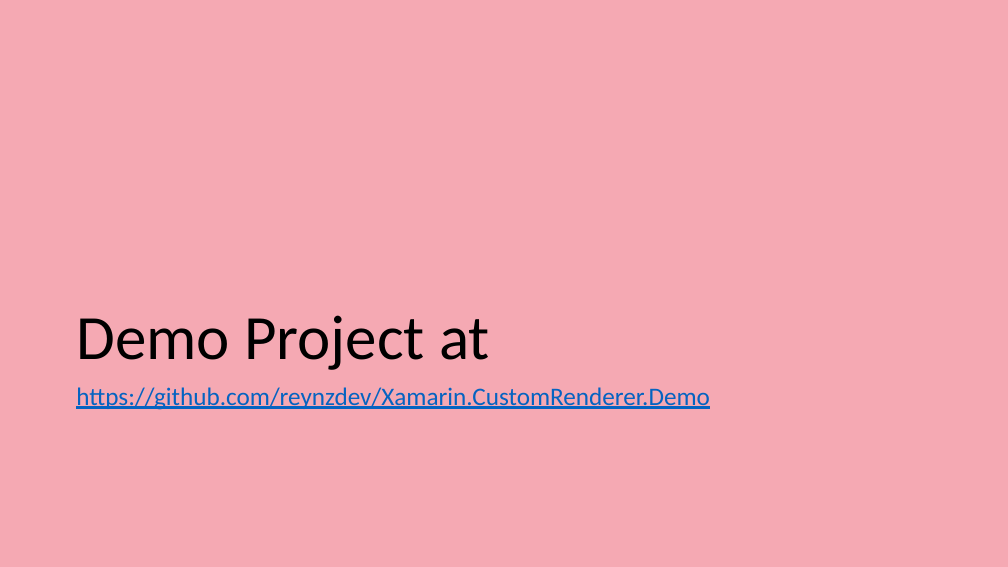
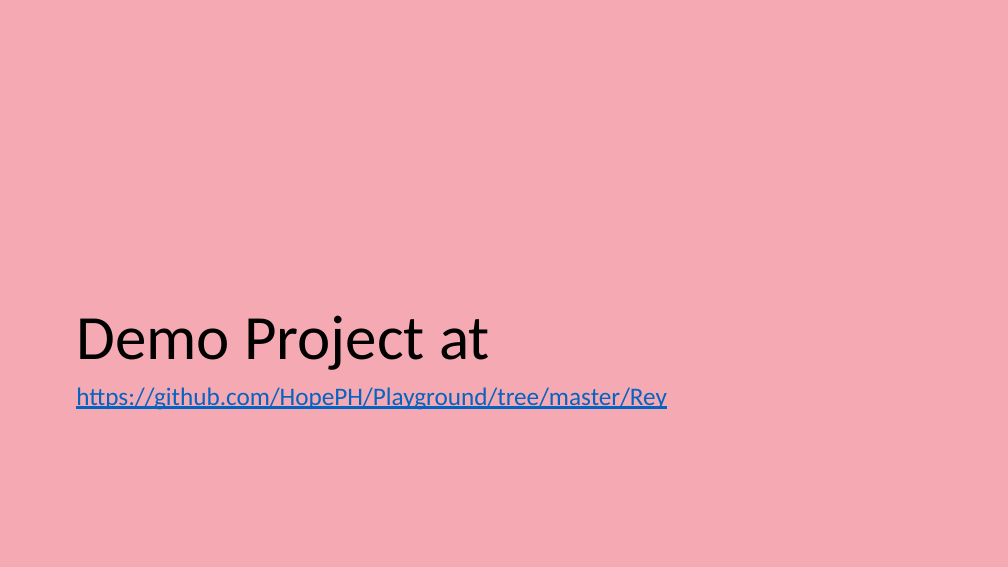
Before and after one commit to HopePH/Playground, a slide deck: slide 15 of PPT/JavaToNet/CustomRenderer.30mins.pptx. Drawn at 1008x567 pixels with LibreOffice and Linux fonts; fonts in the diff are those of the drawing. Boxes give left, top, right and bottom in pixels: in the first picture for what was removed or moved away, otherwise in the second. Text is boxed around its words. In the diff, an @@ line names an element or a change of style, - is before the commit and + after.

```diff
--- a/PPT/JavaToNet/CustomRenderer.30mins.pptx
+++ b/PPT/JavaToNet/CustomRenderer.30mins.pptx
@@ text at bbox=[76, 387, 667, 410]: text changed @@
-https://github.com/reynzdev/Xamarin.CustomRenderer.Demo
+https://github.com/HopePH/Playground/tree/master/Rey
```
Also in this commit, not shown: 1 other slide changed, 1 other file.
